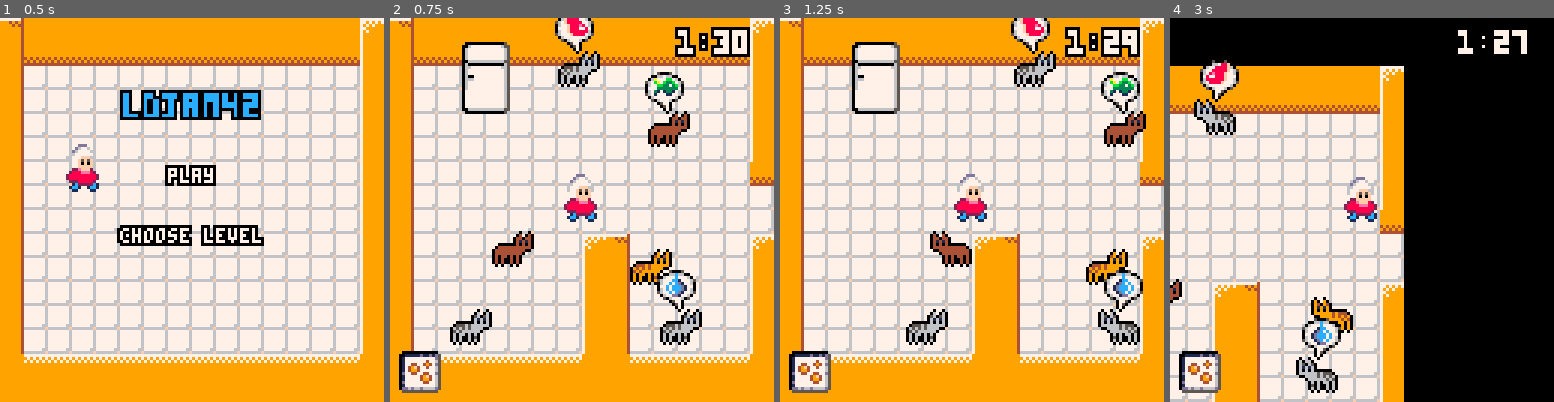
Above: before the commit, frames 1-4 (left to right).
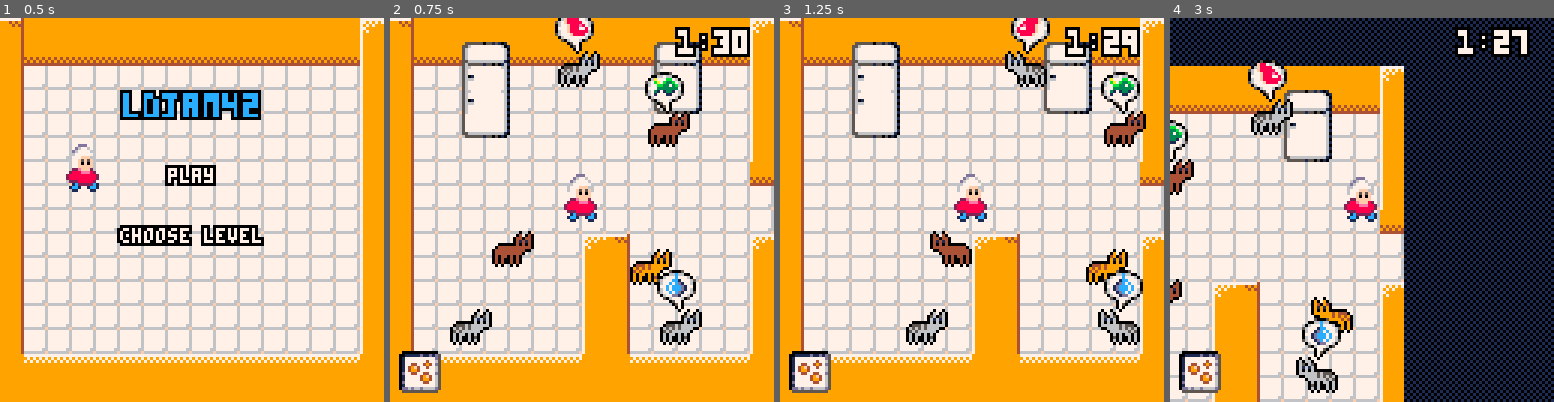
Above: after the commit, the same moments.

Repository: escargames/Cat-Lady-Simulator
Game: PICO-8 cartridge catlady.p8
The game is run twice, just before and just after one commit, with the same random seed, the same clock (stepped at 60 frames per second) and the same inputs.
Inputs:
- Up to frame 1 (0.5 s): no input
- Up to frame 2 (0.75 s): tap O (Z key) at 0.7 s
- Up to frame 3 (1.25 s): no input
- Up to frame 4 (3 s): hold Right 1.6-2.1 s; tap O (Z key) every 0.4 s from 1.7 to 2.9 s; hold Up 2.15-2.42 s; hold Right from 2.47 s (still down)

Frame 1 is identical in both runs. In frame 2, 2.0% of the frame differs, in the area x 18-82%, y 6-32%; in frame 3, 3.0%; in frame 4, 27%, in the area x 0-100%, y 0-100%.

Commit message:
Better fridges and background pattern.

Diff:
--- a/catlady.p8
+++ b/catlady.p8
@@ -239,6 +239,12 @@
 -- drawing
 --
 
+function draw_background()
+    fillp(0x5a5a)
+    rectfill(0,0,128,128,1)
+    fillp()
+end
+
 function draw_menu()
     csprint("ldjam42", 25, 10, 12)
     cprint("play", 50, 7)
@@ -246,7 +252,6 @@
 end
 
 function draw_world()
-    cls()
     map(0,0,0,0,128,64)
     foreach(bowls, function(b)
         spr(23 + b.color, b.cx * 8, b.cy * 8)
@@ -307,6 +312,7 @@
 end
 
 config.play.draw = function ()
+    draw_background()
     camera(player.x - 64, player.y - 64)
     draw_world()
     draw_cats()
@@ -456,10 +462,10 @@
 0000000000000000000000000000000000000000000000000000000000000000000000000000000000000000000000000000000000000000000000000000000000000000000000000000000000000000000000000000000000000000000000000000000000000000000000000000000000000000000000000000000000000000
 __map__
 0608080808080808080808080808080500000000000000000000000000000000000000000000000000000000000000000000000000000000000000000000000000000000000000000000000000000000000000000000000000000000000000000000000000000000000000000000000000000000000000000000000000000000
-0207071213070707070707070707070100000000000000000000000000000000000000000000000000000000000000000000000000000000000000000000000000000000000000000000000000000000000000000000000000000000000000000000000000000000000000000000000000000000000000000000000000000000
-0203032223040304030403040304030100000000000000000000000000000000000000000000000000000000000000000000000000000000000000000000000000000000000000000000000000000000000000000000000000000000000000000000000000000000000000000000000000000000000000000000000000000000
+0207071213070707070707121307070100000000000000000000000000000000000000000000000000000000000000000000000000000000000000000000000000000000000000000000000000000000000000000000000000000000000000000000000000000000000000000000000000000000000000000000000000000000
+0203032223040304030403222304030100000000000000000000000000000000000000000000000000000000000000000000000000000000000000000000000000000000000000000000000000000000000000000000000000000000000000000000000000000000000000000000000000000000000000000000000000000000
+0203032223040304030403323304030100000000000000000000000000000000000000000000000000000000000000000000000000000000000000000000000000000000000000000000000000000000000000000000000000000000000000000000000000000000000000000000000000000000000000000000000000000000
 0203033233040304030403040304030100000000000000000000000000000000000000000000000000000000000000000000000000000000000000000000000000000000000000000000000000000000000000000000000000000000000000000000000000000000000000000000000000000000000000000000000000000000
-0203030403040304030403040304030100000000000000000000000000000000000000000000000000000000000000000000000000000000000000000000000000000000000000000000000000000000000000000000000000000000000000000000000000000000000000000000000000000000000000000000000000000000
 0203030403040304030403040304030100000000000000000000000000000000000000000000000000000000000000000000000000000000000000000000000000000000000000000000000000000000000000000000000000000000000000000000000000000000000000000000000000000000000000000000000000000000
 0203030403040304030403040304030700000000000000000000000000000000000000000000000000000000000000000000000000000000000000000000000000000000000000000000000000000000000000000000000000000000000000000000000000000000000000000000000000000000000000000000000000000000
 0203030303030303030303030303030300000000000000000000000000000000000000000000000000000000000000000000000000000000000000000000000000000000000000000000000000000000000000000000000000000000000000000000000000000000000000000000000000000000000000000000000000000000
Not shown, changed: 24 lines of the sprite sheet (__gfx__) section of catlady.p8
